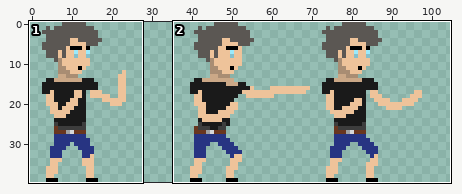
Sprite sheet, stored at img/Player1-attack.png. The first picture is a wide view before the edit; the outline marks the close-up.
Close-up. The starting point:
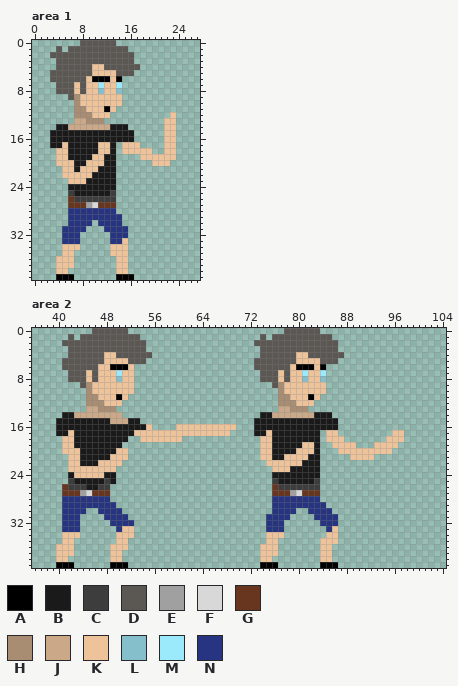
The file is 105x40 pixels. Colours within 5 levels of each other are drawn and written as one. Shown: area 1: x 0..27, y 0..39; area 2: x 36..104, y 0..39.
Palette (. is transparent): A #000000  B #1a1a1a  C #3d3d3d  D #5b5753  E #a0a0a0  F #d8d8d8  G #68361f  H #a98d73  J #cba887  K #eec39a  L #84bfcb  M #9aeafb  N #273482
After the commit:
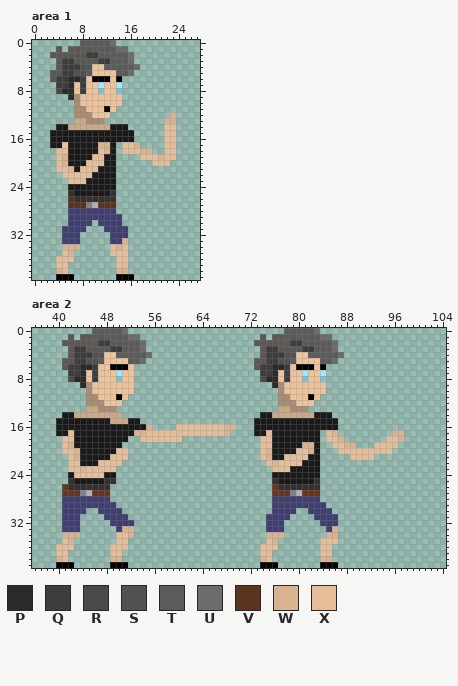
Colours new in this view: P #2b2b2b  Q #3d3d3d  R #494949  S #525151  T #5b5b5b  U #6c6c6c  V #5b3320  W #d8b390  X #e5be99
The edit:
colour C: #3d3d3d -> #34302d
colour E: #a0a0a0 -> #847e87
colour F: #d8d8d8 -> #b3afb6
colour N: #273482 -> #3f3f74
Area 1:
y 0: x 8..13 DDDDDD -> TTTTTU
y 1: x 8 D -> T; x 10..11 DD -> TT; x 13..15 DDD -> TUU
y 2: x 9..16 DDDDDDDD -> QQTTTTTU
y 3: x 5..6 DD -> QQ; x 11..16 DDDDDD -> QQTTTU
y 4: x 5..9 DDDDD -> QQQSS; x 12..17 DDDDDD -> TTTTTU
y 5: x 5..9 DDDDD -> QQSST; x 14..16 DDD -> TTU
y 6: x 4..8 DDDDD -> QQPPQ
y 7: x 4..6 DDD -> QQP; x 8 D -> Q
y 8: x 4..6 DDD -> RPP; x 8 D -> Q
y 9: x 6 D -> P
y 12: x 23 K -> W
y 13: x 22..23 KK -> WW
y 14..16: x 22..23 KK -> XX
y 17: x 11..12 KK -> WW; x 15..17 KKK -> XXW; x 22..23 KK -> XX
y 18: x 4..5 KK -> XX; x 11..12 KK -> XW; x 15..19 KKKKK -> XXXWW; x 22..23 KK -> XX
y 19: x 4..5 KK -> XW; x 10..11 KK -> XX; x 18..23 KKKKKK -> XXXWXX
y 20: x 4..6 KKK -> XWB; x 9..11 KKK -> XXX; x 20..22 KKK -> XXX
y 21: x 4..6 .KK -> XXW; x 8..10 KKK -> XXX
y 22: x 5..9 KKKKK -> XXXXX
y 23: x 6..8 KKK -> XXX
y 26: x 6 G -> V
y 27: x 6..8 GGG -> VVV; x 11..13 GGG -> VVV
y 33: x 15 K -> W
y 34: x 5..7 KKK -> WWW; x 13..15 KKK -> XWX
y 35: x 5..6 KK -> XW; x 13..15 KKK -> XXX
y 36: x 4..6 KKK -> XXX; x 14..15 KK -> XX
y 37: x 4..6 KKK -> XX.; x 14..15 KK -> XX
y 38: x 4..5 KK -> WX; x 14..15 KK -> WW
Area 2:
y 0: x 46..51 DDDDDD -> TTTTTU; x 78..83 DDDDDD -> TTTTTU
y 1: x 46 D -> T; x 48..49 DD -> TT; x 51..53 DDD -> TUU; x 78 D -> T; x 80..81 DD -> TT; x 83..85 DDD -> TUU
y 2: x 47..54 DDDDDDDD -> QQTTTTTU; x 79..86 DDDDDDDD -> QQTTTTTU
y 3: x 43..44 DD -> QQ; x 49..54 DDDDDD -> QQTTTU; x 75..76 DD -> QQ; x 81..86 DDDDDD -> QQTTTU
y 4: x 43..47 DDDDD -> QQQSS; x 50..55 DDDDDD -> TTTTTU; x 75..79 DDDDD -> QQQSS; x 82..87 DDDDDD -> TTTTTU
y 5: x 43..47 DDDDD -> QQSST; x 52..54 DDD -> TTU; x 75..79 DDDDD -> QQSST; x 84..86 DDD -> TTU
y 6: x 42..46 DDDDD -> QQPPQ; x 74..78 DDDDD -> QQPPQ
y 7: x 42..44 DDD -> QQP; x 46 D -> Q; x 74..76 DDD -> QQP; x 78 D -> Q
y 8: x 42..44 DDD -> RPP; x 46 D -> Q; x 74..76 DDD -> RPP; x 78 D -> Q
y 9: x 44 D -> P; x 76 D -> P
y 16: x 55 K -> W; x 60..69 KKKKKKKKKK -> XXXXXXXXWW
y 17: x 42 K -> X; x 53..68 KKKKKKKKKKKKKKKK -> WWXXXXXXXXXXXXXW; x 75 K -> X; x 85..86 KK -> XW; x 96..97 KK -> WW
y 18: x 41..42 KK -> XX; x 54..60 KKKKKKK -> XXXXXXX; x 74..75 KK -> XX; x 85..87 KKK -> XXW; x 95..97 KKK -> XXW
y 19: x 41..42 KK -> XW; x 74..75 KK -> XX; x 81..82 KK -> WW; x 86..89 KKKK -> XXWW; x 93..96 KKKK -> XXXX
y 20: x 41..43 KKK -> XXW; x 50..51 KK -> XX; x 74..75 KK -> XW; x 80..82 KKK -> XXW; x 87..95 KKKKKKKKK -> XXXXXXXXX
y 21: x 42..43 KK -> XW; x 49..51 KKK -> XXX; x 74..75 KK -> XW; x 78..81 KKKK -> XXXX; x 89..92 KKKK -> XXXX
y 22: x 42..43 KK -> XX; x 47..50 KKKK -> XXXX; x 75..80 KKKKKK -> XWXXXX
y 23: x 42..49 KKKKKKKK -> XXWXXXXX; x 76..78 KKK -> XXX
y 24: x 43..47 KKKKK -> XXXXX
y 25: x 49 B -> C
y 26: x 45..46 BB -> CC
y 33: x 51..52 KK -> WW; x 86 K -> W
y 34: x 41..43 KKK -> WWW; x 50..52 KKK -> XXW; x 75..77 KKK -> WWW; x 85..86 KK -> WW
y 35: x 41..42 KK -> XW; x 50..51 KK -> XX; x 75..76 KK -> XW; x 84..86 KKK -> XXX
y 36: x 40..42 KKK -> XXX; x 49..51 KKK -> XXX; x 74..76 KKK -> XXX; x 84..85 KK -> XX
y 37: x 40..42 KKK -> XX.; x 49..50 KK -> XX; x 74..76 KKK -> XX.; x 84..85 KK -> XX
y 38: x 40..41 KK -> WX; x 49..50 KK -> WW; x 74..75 KK -> WX; x 84..85 KK -> WW
